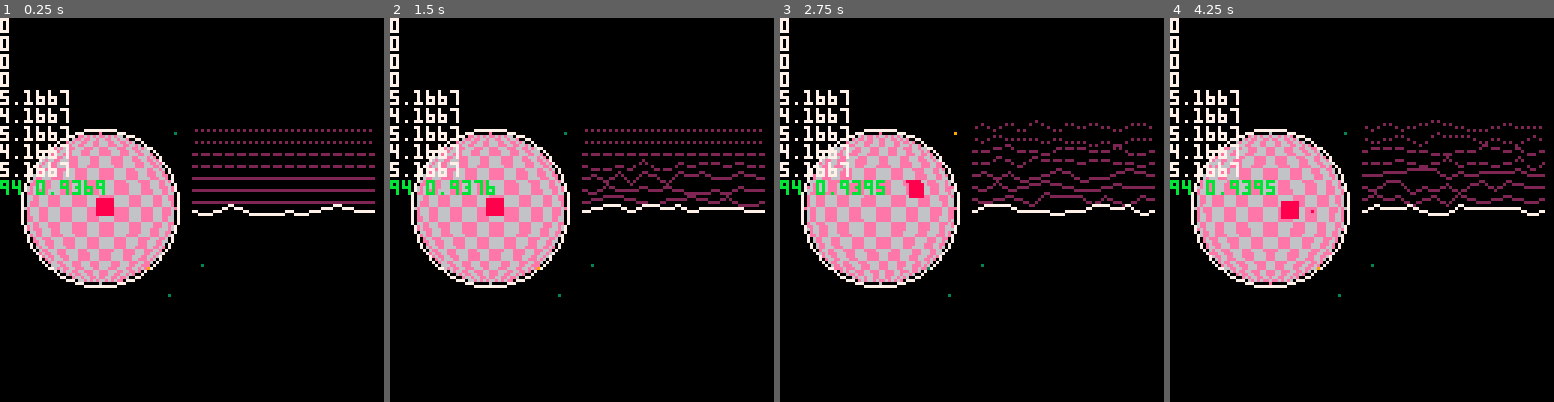
Above: before the commit, frames 1-4 (left to right).
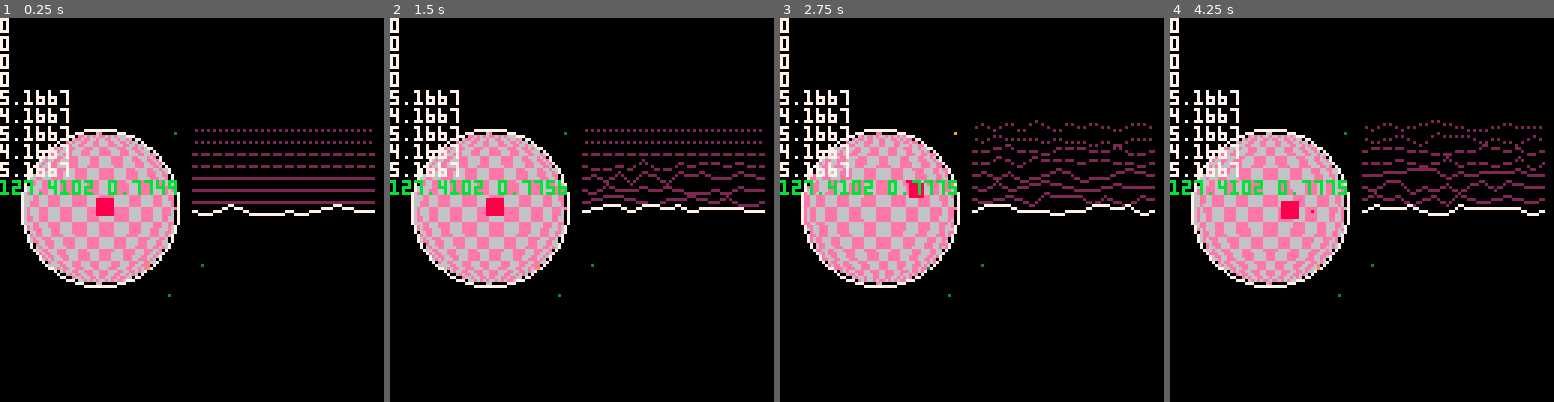
Above: after the commit, the same moments.

Repository: GerodruS/scanner8
Game: PICO-8 cartridge game.p8
The game is run twice, just before and just after one commit, with the same random seed, the same clock (stepped at 60 frames per second) and the same inputs.
Inputs:
- Up to frame 1 (0.25 s): no input
- Up to frame 2 (1.5 s): tap X (X key) at 0.33, 1.07 s
- Up to frame 3 (2.75 s): hold Right 1.6-2.1 s; tap X (X key) at 1.85 s; hold Up 2.15-2.42 s; hold Right from 2.47 s (still down)
- Up to frame 4 (4.25 s): tap X (X key) at 2.97, 4.08 s; release Right at 3.03 s; hold Left 3.08-3.58 s; hold Down 3.63-3.97 s; hold Right from 4.02 s (still down)

The runs differ from the first frame. In frame 1, 0.9% of the frame differs, in the area x 0-47%, y 29-70%; in frame 2, 1.0%; in frame 3, 0.9%; in frame 4, 0.9%.

Commit message:
Another optimizations at generate_planet_view

Diff:
--- a/game.p8
+++ b/game.p8
@@ -239,6 +239,10 @@
   return r-2*negate*r
  end
 
+ local function get_addr(x,y,base)
+  return flr(base+(x+y*128)*0.5)
+ end
+
  local planet_pixels={}
  local left=center[1]-radius
  local right=center[1]+radius
@@ -266,18 +270,27 @@
     py=asin(py)*2/3.141592653589
     local u=(px+1)*(height/2)
     local v=(py+1)*(height/2)
+    u=flr(u)
+    v=flr(v)
     add(p,{u,v})
     x_min=min(x,x_min)
     x_max=max(x,x_max)
    end
   end
 
-  add(planet_pixels,y)
-  add(planet_pixels,x_min)
-  add(planet_pixels,x_max)
+  add(planet_pixels,get_addr(x_min,y,0x6000))
+  add(planet_pixels,get_addr(x_max,y,0x6000))
+  if x_min%2==1 then
+   add(planet_pixels,0)
+   add(planet_pixels,0)
+  end
   for j=1,count(p) do
    add(planet_pixels,p[j][1])
    add(planet_pixels,p[j][2])
+  end
+  if x_max%2==0 then
+   add(planet_pixels,0)
+   add(planet_pixels,0)
   end
  end
 
@@ -286,16 +299,17 @@
   local i=1
   local n=#planet_pixels
   while i<n do
-   local y    =planet_pixels[i] i+=1
-   local x_min=planet_pixels[i] i+=1
-   local x_max=planet_pixels[i] i+=1
-   for x=x_min,x_max do
+   local a_min=planet_pixels[i] i+=1
+   local a_max=planet_pixels[i] i+=1
+   for a=a_min,a_max do
     local u=planet_pixels[i] i+=1
     local v=planet_pixels[i] i+=1
-    u=flr(u+offset)%128
-    v=flr(v)
-    local clr=get_pixel(u,v)
-    pset(x,y,clr)
+    local clr1=get_pixel(u,v)
+    local u=planet_pixels[i] i+=1
+    local v=planet_pixels[i] i+=1
+    local clr2=get_pixel(u,v)
+    local clr=bor(shl(clr2,4),clr1)
+    poke(a,clr)
    end
   end
  end
@@ -435,7 +449,7 @@
   get_pixel=function(x,y)
    local c=peek(0x2000+(x+y*128)*0.5)
    if (x%2~=0) c=shr(c,4)
-   c=band(c,15)
+   c=band(c,0xf)
    return c
   end,
  }
